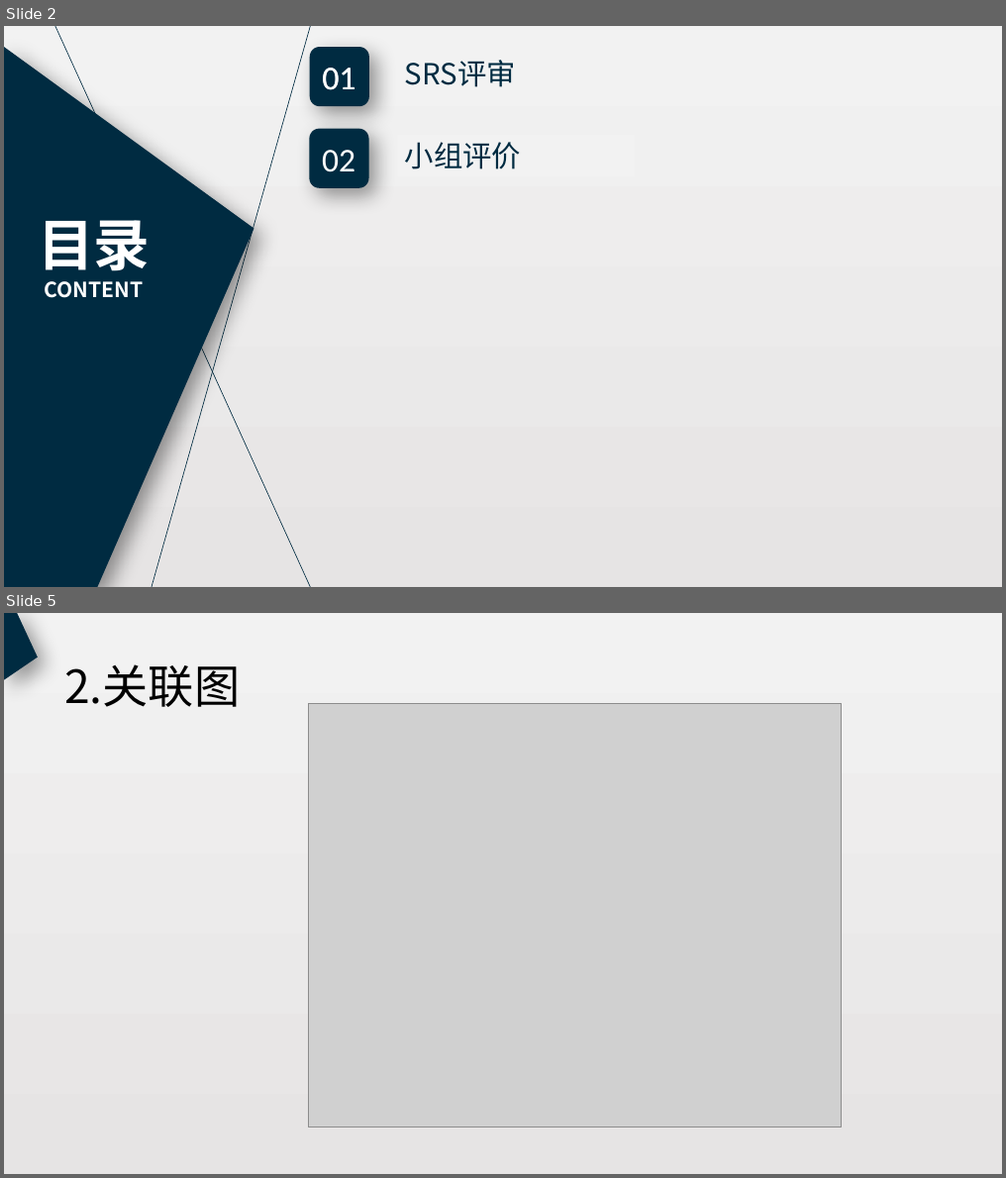
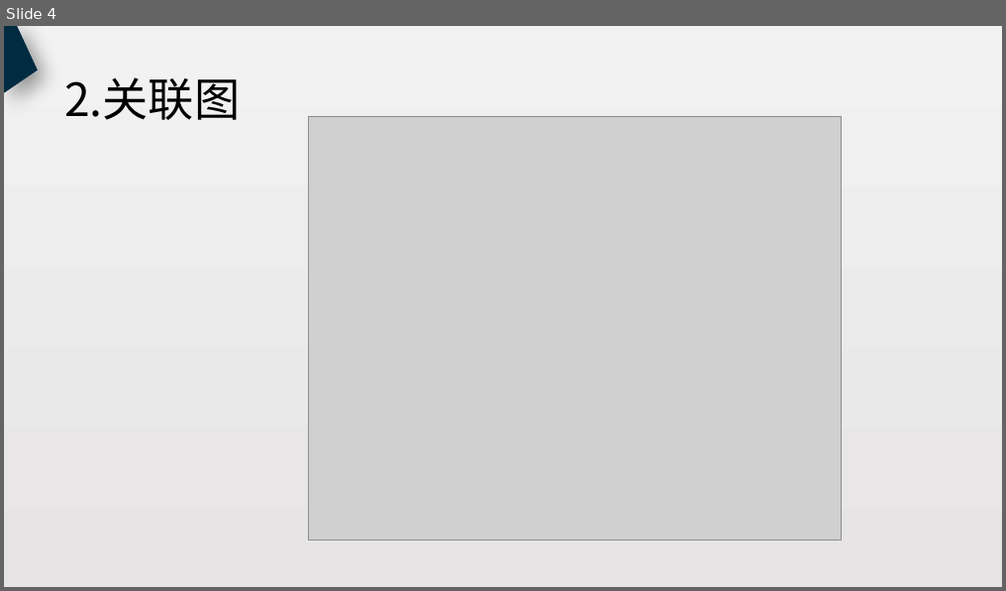
Before and after one commit to PRD2018-G18/PRD2018, a slide deck: 非受控文档/过程文档/SRS.pptx. Shown one above the other, each under a label of ours: slides 2 and 5 before the commit, slide 4 after it; the slides between them are not shown. The pictures are 1006x1178 and 1006x591 pixels, drawn with LibreOffice and Linux fonts; fonts in the diff are those of the drawing; grey boxes stand for pictures. Boxes give left, top, right and bottom in pixels: in the first picture for what was removed or moved away, otherwise in the second. Text is boxed around its words. In the diff, an @@ line names an element or a change of style, - is before the commit and + after.

```diff
--- a/非受控文档/过程文档/SRS.pptx
+++ b/非受控文档/过程文档/SRS.pptx
@@ slide 2 removed at [4, 26, 1002, 587], background gradient #F2F2F2 to #E6E4E4 @@
@@ freeform shape removed at [4, 47, 254, 587] @@
@@ line removed from (310, 587) to (49, 26) @@
@@ line removed from (310, 26) to (150, 587) @@
@@ group removed at [310, 47, 516, 107]: 3 texts, 1 rounded rectangle @@
-01
-SRS评审
-01
@@ rounded rectangle removed at [310, 129, 369, 188] @@
@@ text removed at [405, 142, 521, 170] @@
-小组评价
@@ text removed at [322, 150, 355, 173] @@
-02
@@ text removed at [38, 220, 150, 298] @@
-目录
-CONTENT
@@ what was slide 5 is now slide 4 @@
```
Also in this commit, not shown: 17 slides changed, 1 slide added, 2 other slides removed.
